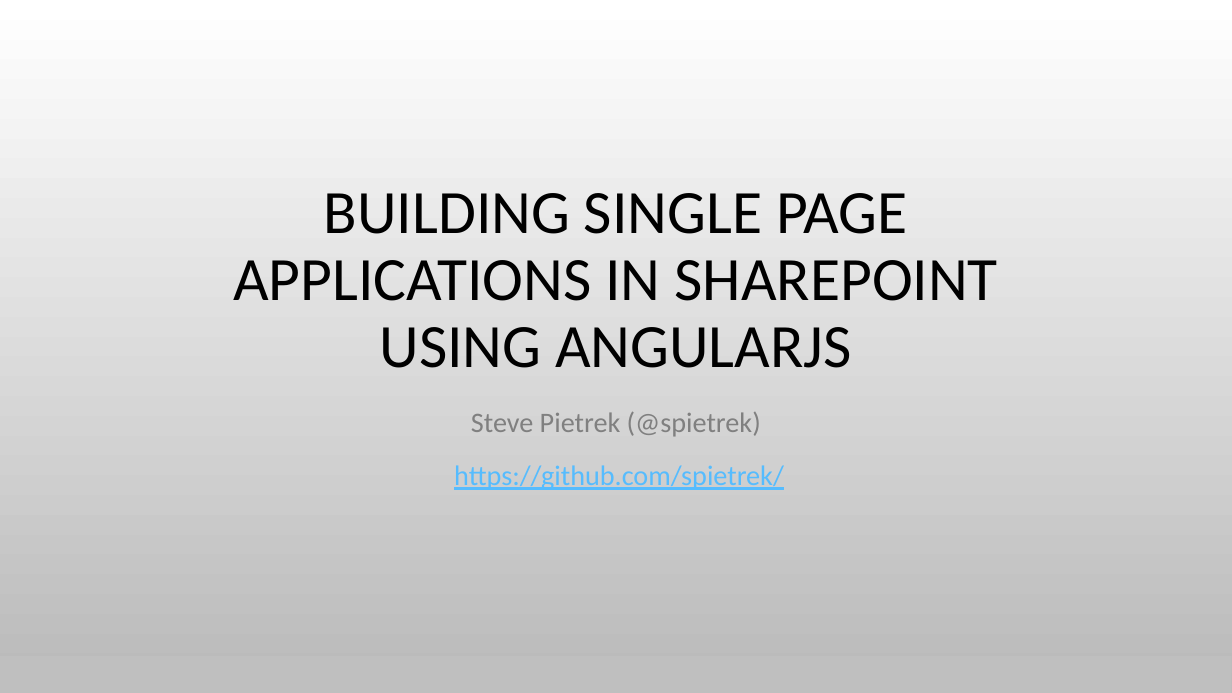
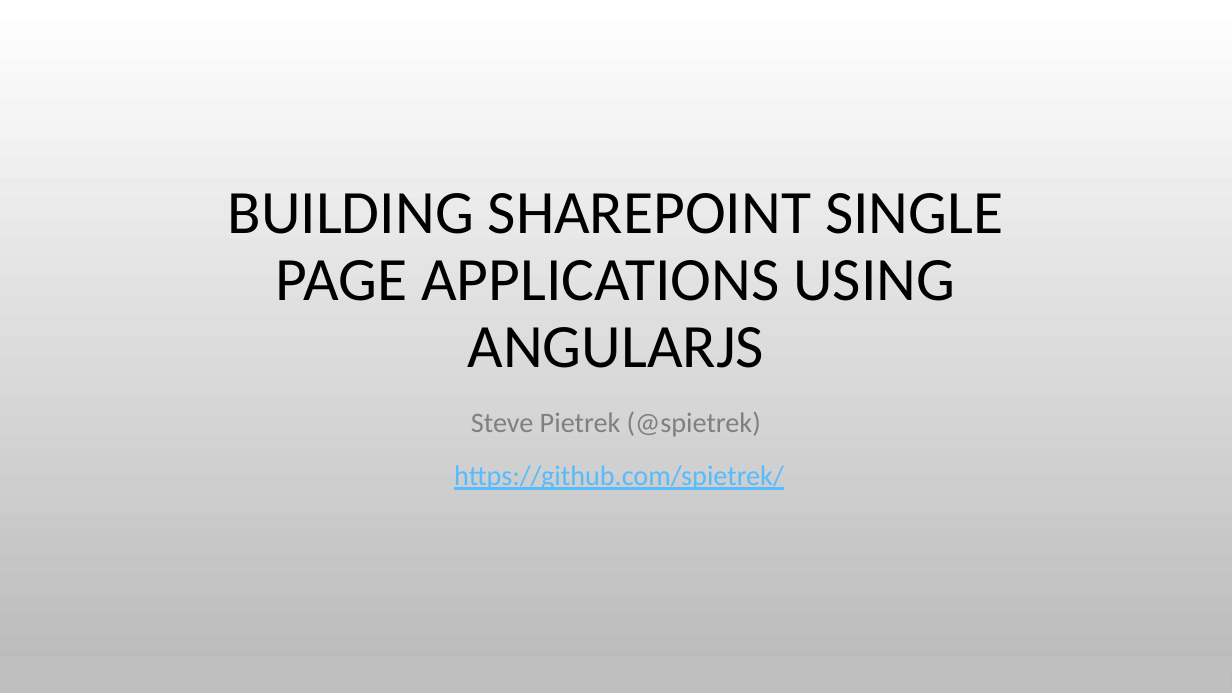
Before and after one commit to spietrek/spsdc2015, a slide deck: slide 1 of Building SPAs in SharePoint Using AngularJS.pptx. Drawn at 1232x693 pixels with LibreOffice and Linux fonts; fonts in the diff are those of the drawing; background and template pictures are left out. Boxes give left, top, right and bottom in pixels: in the first picture for what was removed or moved away, otherwise in the second. Text is boxed around its words. In the diff, an @@ line names an element or a change of style, - is before the commit and + after.

Commit message:
Fix title of presentation

```diff
--- a/Building SPAs in SharePoint Using AngularJS.pptx
+++ b/Building SPAs in SharePoint Using AngularJS.pptx
@@ title at (228, 193, 1003, 368): text changed @@
-BUILDING SINGLE PAGE APPLICATIONS IN SHAREPOINT USING ANGULARJS
+BUILDING SHAREPOINT SINGLE PAGE APPLICATIONS USING ANGULARJS
```
